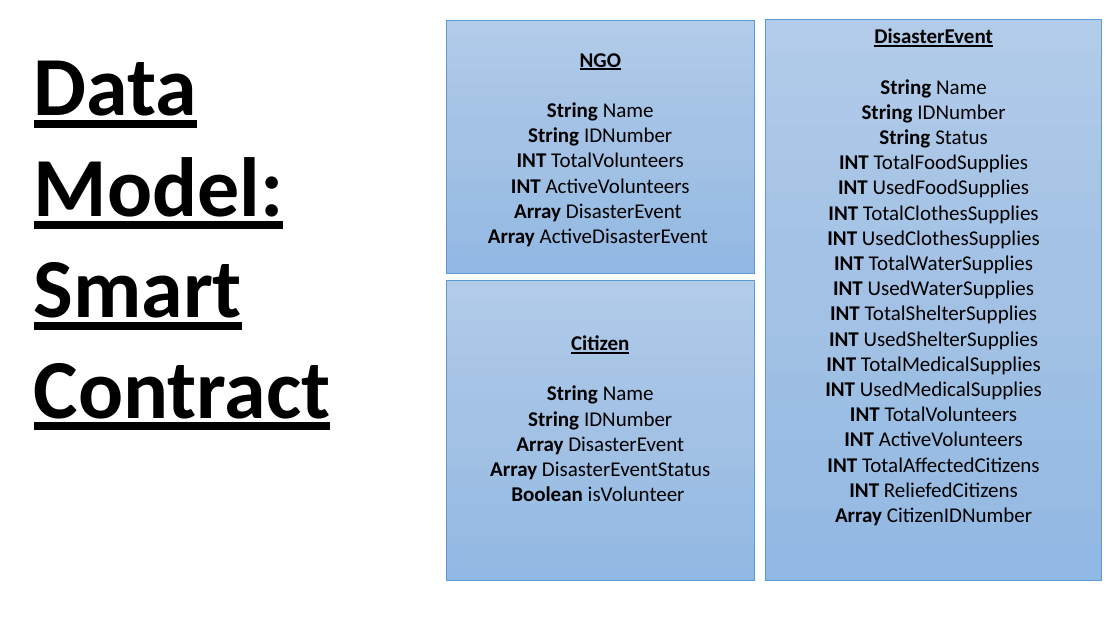
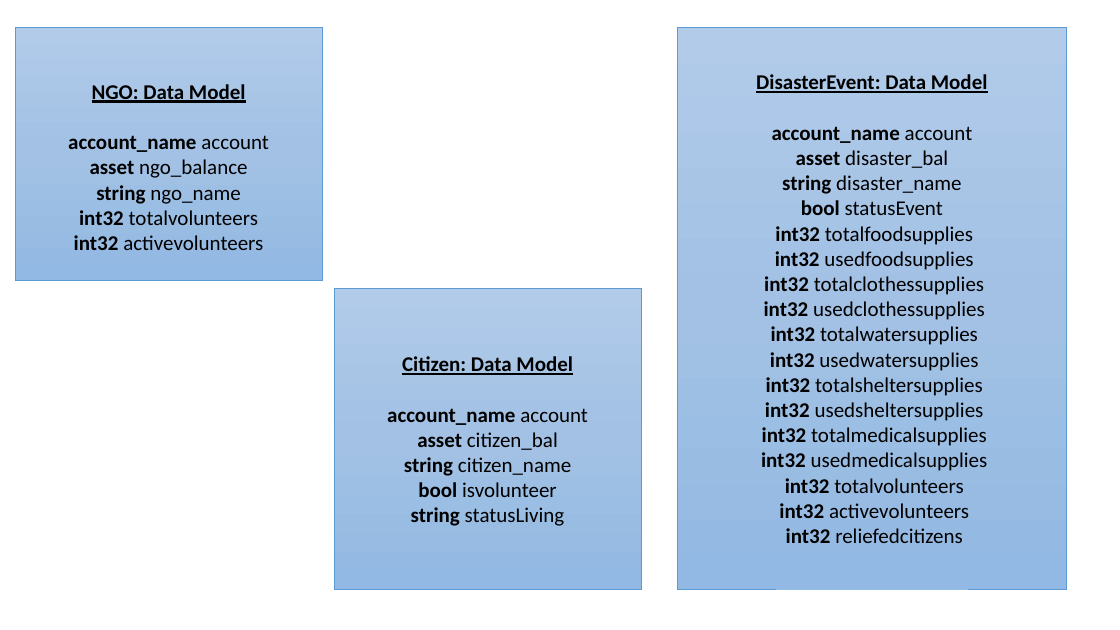
Before and after one commit to serganus/ReliefChain-smartcontracts, a slide deck: slide 2 of docs/Workflow.pptx. Drawn at 1120x630 pixels with LibreOffice and Linux fonts; fonts in the diff are those of the drawing. Boxes give left, top, right and bottom in pixels: in the first picture for what was removed or moved away, otherwise in the second. Text is boxed around its words. In the diff, an @@ line names an element or a change of style, - is before the commit and + after.

Commit message:
Build script added, changes to the workflow, data model and actions updated

```diff
--- a/docs/Workflow.pptx
+++ b/docs/Workflow.pptx
@@ rectangle "NGO: Data Model": place and size @@
-rectangle "NGO: Data Model" at [447, 21, 755, 274]
+rectangle "NGO: Data Model" at [15, 28, 323, 281]
@@ rectangle "DisasterEvent: Data Model": place and size @@
-rectangle "DisasterEvent: Data Model" at [766, 19, 1102, 581]
+rectangle "DisasterEvent: Data Model" at [678, 28, 1067, 589]
@@ text removed at [34, 60, 331, 430] @@
-Data Model: Smart Contract
@@ text in rectangle at [68, 84, 269, 250]: text changed @@
-NGO
-String Name
-String IDNumber
-INT TotalVolunteers
-INT ActiveVolunteers
-Array DisasterEvent
-Array ActiveDisasterEvent
+NGO: Data Model
+account_name account
+asset ngo_balance
+string ngo_name
+int32 totalvolunteers
+int32 activevolunteers
@@ text in rectangle at [756, 74, 988, 543]: text changed @@
-DisasterEvent
-String Name
-String IDNumber
-String Status
-INT TotalFoodSupplies
-INT UsedFoodSupplies
-INT TotalClothesSupplies
-INT UsedClothesSupplies
-INT TotalWaterSupplies
-INT UsedWaterSupplies
-INT TotalShelterSupplies
-INT UsedShelterSupplies
-INT TotalMedicalSupplies
-INT UsedMedicalSupplies
-INT TotalVolunteers
-INT ActiveVolunteers
-INT TotalAffectedCitizens
-INT ReliefedCitizens
-Array CitizenIDNumber
+DisasterEvent: Data Model
+account_name account
+asset disaster_bal
+string disaster_name
+bool statusEvent
+int32 totalfoodsupplies
+int32 usedfoodsupplies
+int32 totalclothessupplies
+int32 usedclothessupplies
+int32 totalwatersupplies
+int32 usedwatersupplies
+int32 totalsheltersupplies
+int32 usedsheltersupplies
+int32 totalmedicalsupplies
+int32 usedmedicalsupplies
+int32 totalvolunteers
+int32 activevolunteers
+int32 reliefedcitizens
@@ rectangle "Citizen: Data Model": place and size @@
-rectangle "Citizen: Data Model" at [447, 281, 755, 581]
+rectangle "Citizen: Data Model" at [334, 289, 642, 590]
@@ text in rectangle at [387, 356, 588, 526]: text changed @@
-Citizen
-String Name
-String IDNumber
-Array DisasterEvent
-Array DisasterEventStatus
-Boolean isVolunteer
+Citizen: Data Model
+account_name account
+asset citizen_bal
+string citizen_name
+bool isvolunteer
+string statusLiving
```
Also in this commit, not shown: 1 other slide changed, 6 other files.
